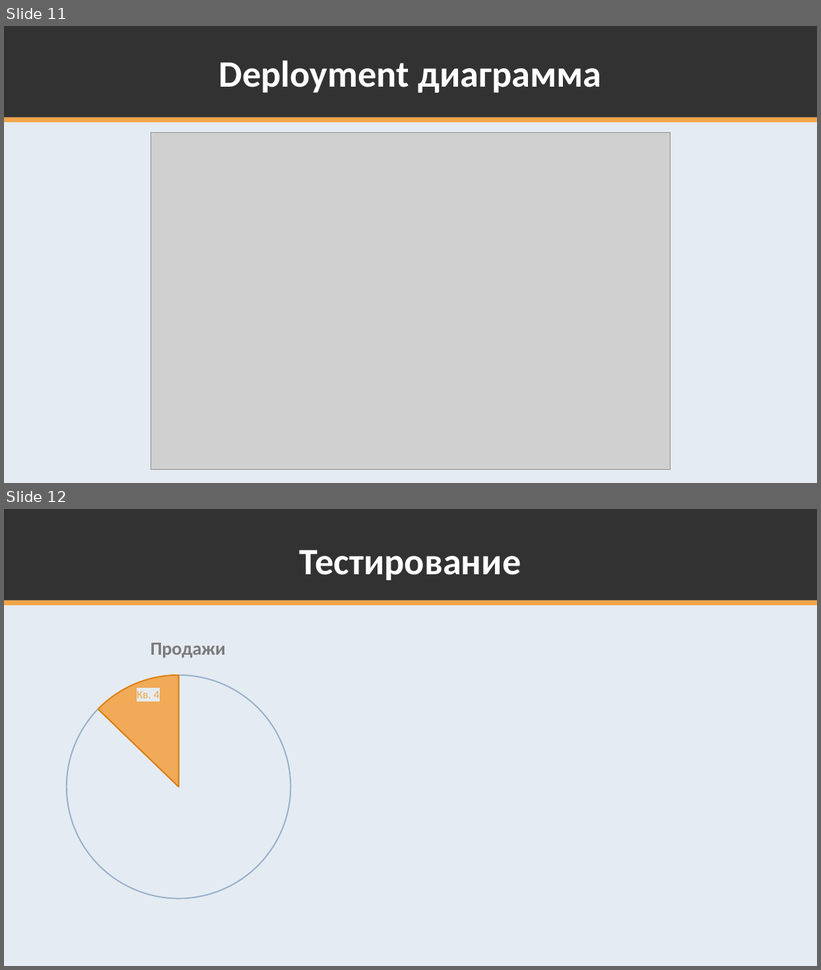
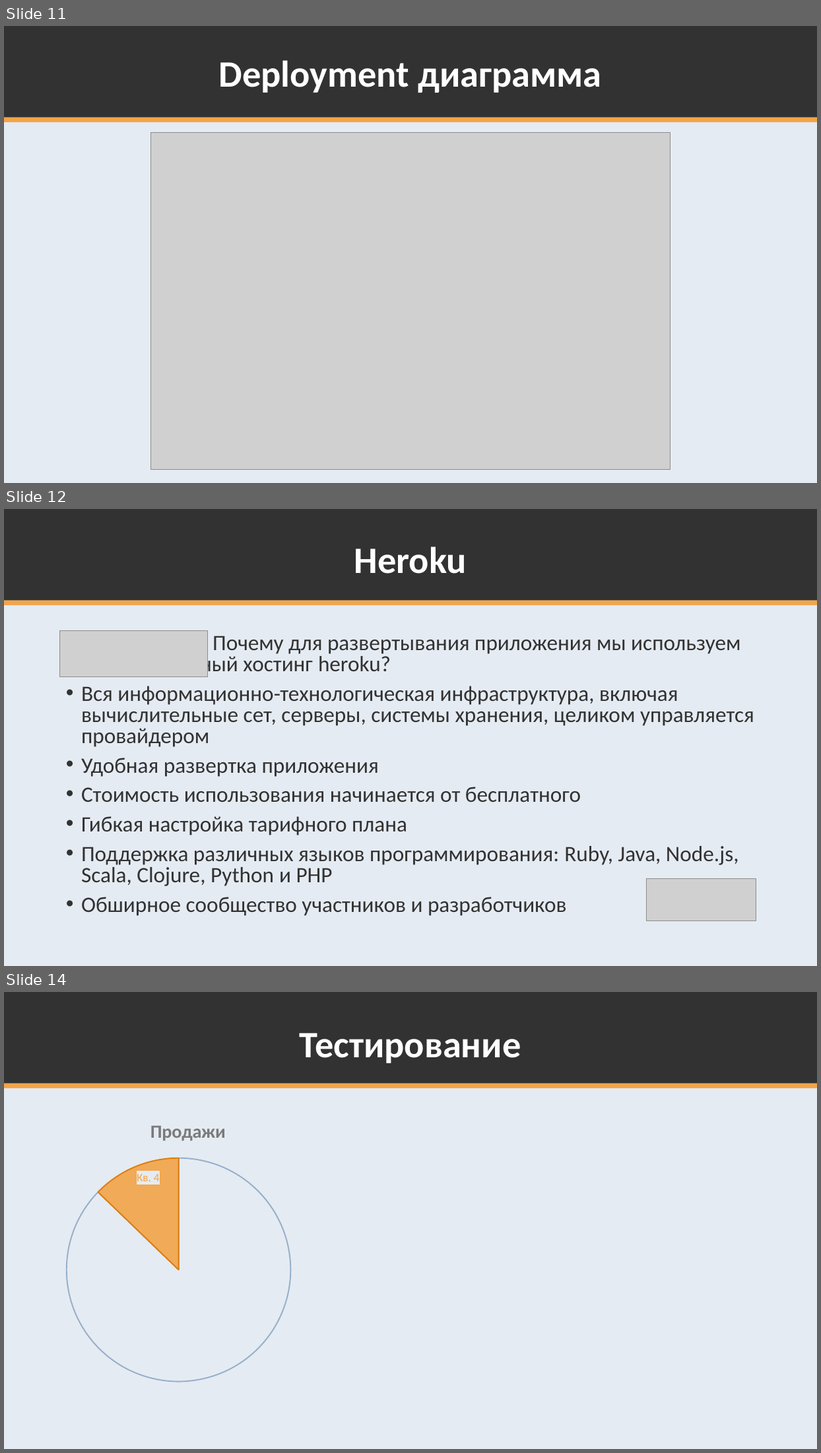
Before and after one commit to K224/TPKS, a slide deck: k224-docs/Servis_po_organizatsii_i_poisku_meropriaty_Par.pptx. Shown one above the other, each under a label of ours: slides 11 and 12 before the commit, slides 11, 12 and 14 after it; the slides between them are not shown. The pictures are 821x970 and 821x1453 pixels, drawn with LibreOffice and Linux fonts; fonts in the diff are those of the drawing; grey boxes stand for pictures. Boxes give left, top, right and bottom in pixels: in the first picture for what was removed or moved away, otherwise in the second. Text is boxed around its words. In the diff, an @@ line names an element or a change of style, - is before the commit and + after.

```diff
--- a/k224-docs/Servis_po_organizatsii_i_poisku_meropriaty_Par.pptx
+++ b/k224-docs/Servis_po_organizatsii_i_poisku_meropriaty_Par.pptx
@@ slide 12 added at [4,509,817,966], background #E5EBF2; not listed: 3 template elements that a slide beside it also shows @@
@@ title added at [354,547,467,574], 44 pt, text #FFFFFF, bold @@
+Heroku
@@ picture added at [60,631,208,677] @@
@@ text added at [81,636,754,916], 25.9 pt, text #323232 @@
+Почему для развертывания приложения мы используем облачный хостинг heroku?
+• Вся информационно-технологическая инфраструктура, включая вычислительные сет, серверы, системы хранения, целиком управляется провайдером
+• Удобная развертка приложения
+• Стоимость использования начинается от бесплатного
+• Гибкая настройка тарифного плана
+• Поддержка различных языков программирования: Ruby, Java, Node.js, Scala, Clojure, Python и PHP
+• Обширное сообщество участников и разработчиков
@@ picture added at [646,879,756,921] @@
@@ what was slide 12 is now slide 14 @@
```
Also in this commit, not shown: 1 slide changed, 2 other slides added, 5 slides removed.
